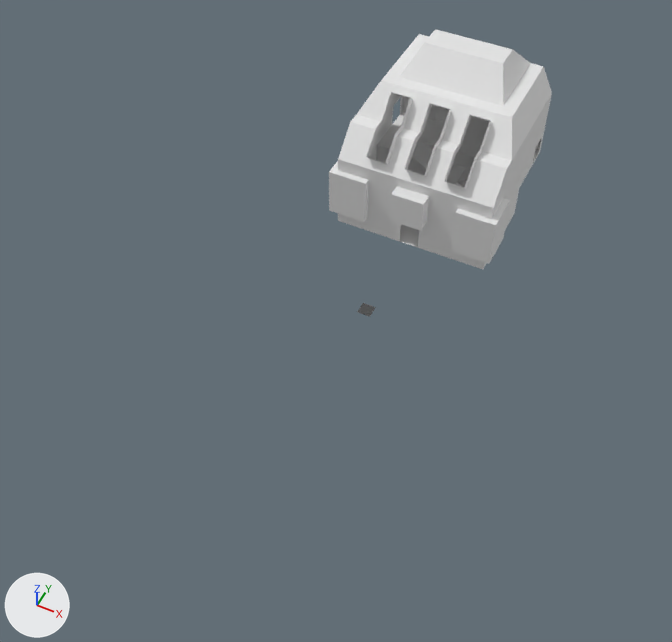
Before and after pictures for a commit that changed the Blender file Maps/BotSim/Temple/Temple.blend.
Rendered twice from a 50 mm lens placed at (36.2, -82.1, 97.8), pointed at (-0.8, -8.0, 5.2). Arrows for +X, +Y and +Z are at lower left; the lights stay in place. Objects named as collision shapes, trigger or cutter boxes, shadow casters or lower levels of detail are left out.

Before the edit, the objects in view are built like this:
```python
ob_bottomsideconnector_col = bpy.data.objects.new('BottomSideConnector-col', me_cube_026)
ob_bottomsideconnector_col.location = (0.0, 0.0, 0.0)
ob_bottomsideroom_col = bpy.data.objects.new('BottomSideRoom-col', me_cube_029)
ob_bottomsideroom_col.location = (0.0, 0.0, 0.0)
ob_doorwaydeep1_col = bpy.data.objects.new('DoorwayDeep1-col', me_cube_004)
ob_doorwaydeep1_col.location = (0.0, 0.0, 0.0)
ob_doorwaydeep2_col = bpy.data.objects.new('DoorwayDeep2-col', me_cube_015)
ob_doorwaydeep2_col.location = (0.0, 0.0, 0.0)
ob_middlesideroom_col = bpy.data.objects.new('MiddleSideRoom-col', me_cube_014)
ob_middlesideroom_col.location = (0.0, 0.0, 0.0)
ob_midsideroom_col = bpy.data.objects.new('MidSideRoom-col', me_cube_022)
ob_midsideroom_col.location = (0.0, 0.0, 0.0)
ob_templeroom_col = bpy.data.objects.new('TempleRoom-col', me_cube_003)
ob_templeroom_col.location = (0.0, 0.0, 0.0)
ob_topsideconnector_col = bpy.data.objects.new('TopSideConnector-col', me_cube_025)
ob_topsideconnector_col.location = (0.0, 0.0, 0.0)
ob_topsideroom_col = bpy.data.objects.new('TopSideRoom-col', me_cube_024)
ob_topsideroom_col.location = (0.0, 0.0, 0.0)
```
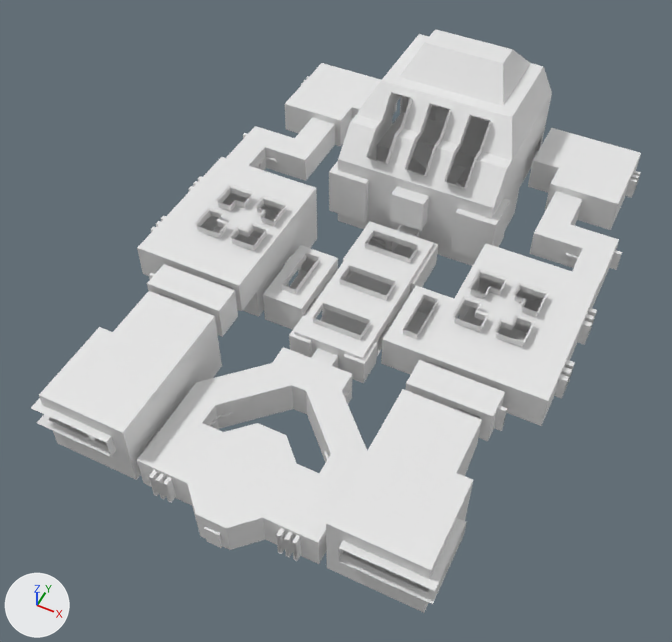
Boxes (x1, y1, x2, y2) around the edits, measured in the pictures (672 x 642 px):
'BottomSideRoom-col', shown: after (31, 291, 482, 613)
'MidSideRoom-col', shown: after (137, 157, 600, 426)
'Entrance-col', shown: after (137, 347, 367, 564)
'CenterRoom-col', shown: after (289, 222, 438, 383)
'TopSideRoom-col', shown: after (285, 63, 641, 230)
'TopSideConnector-col', shown: after (226, 117, 622, 305)
'MiddleSideRoom-col', shown: after (263, 245, 454, 375)
'BottomSideConnector-col', shown: after (147, 264, 507, 441)
'DoorwayDeep1-col', shown: after (392, 225, 419, 258)
'DoorwayDeep2-col', shown: after (311, 348, 338, 368)
'LargeShelves-col', shown: after (346, 235, 386, 276)

The edits, one by one:
Object 'DoorwayDeep1-col' (ob_doorwaydeep1_col) is now shown.
Object 'MiddleSideRoom-col' (ob_middlesideroom_col) is now shown.
Object 'DoorwayDeep2-col' (ob_doorwaydeep2_col) is now shown.
Object 'MidSideRoom-col' (ob_midsideroom_col) is now shown.
Object 'TopSideRoom-col' (ob_topsideroom_col) is now shown.
Object 'TopSideConnector-col' (ob_topsideconnector_col) is now shown.
Object 'BottomSideConnector-col' (ob_bottomsideconnector_col) is now shown.
Object 'BottomSideRoom-col' (ob_bottomsideroom_col) is now shown.
Object 'CenterRoom-col' (ob_centerroom_col) is now shown.
Object 'LargeShelves-col' (ob_largeshelves_col) is now shown.
Object 'Entrance-col' (ob_entrance_col) is now shown.
